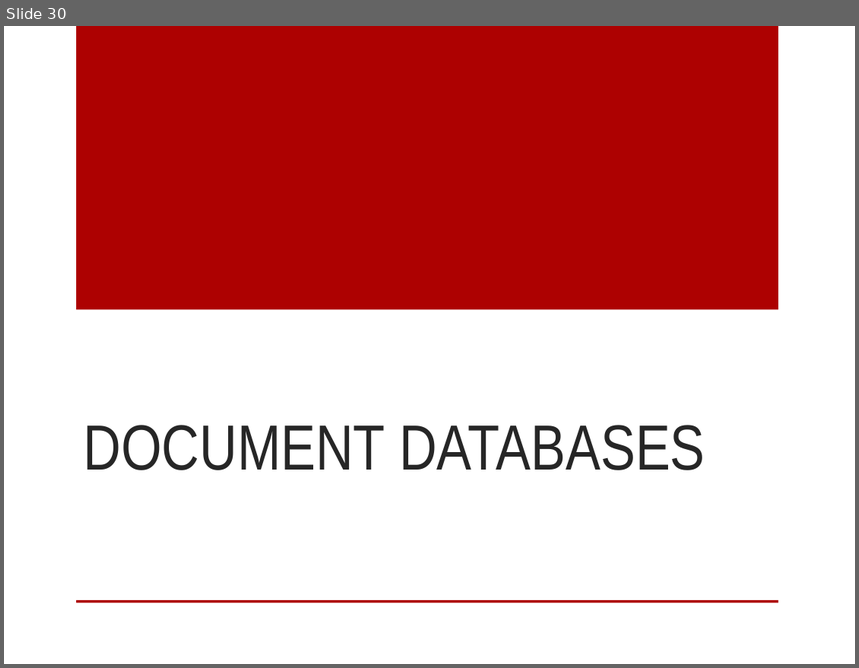
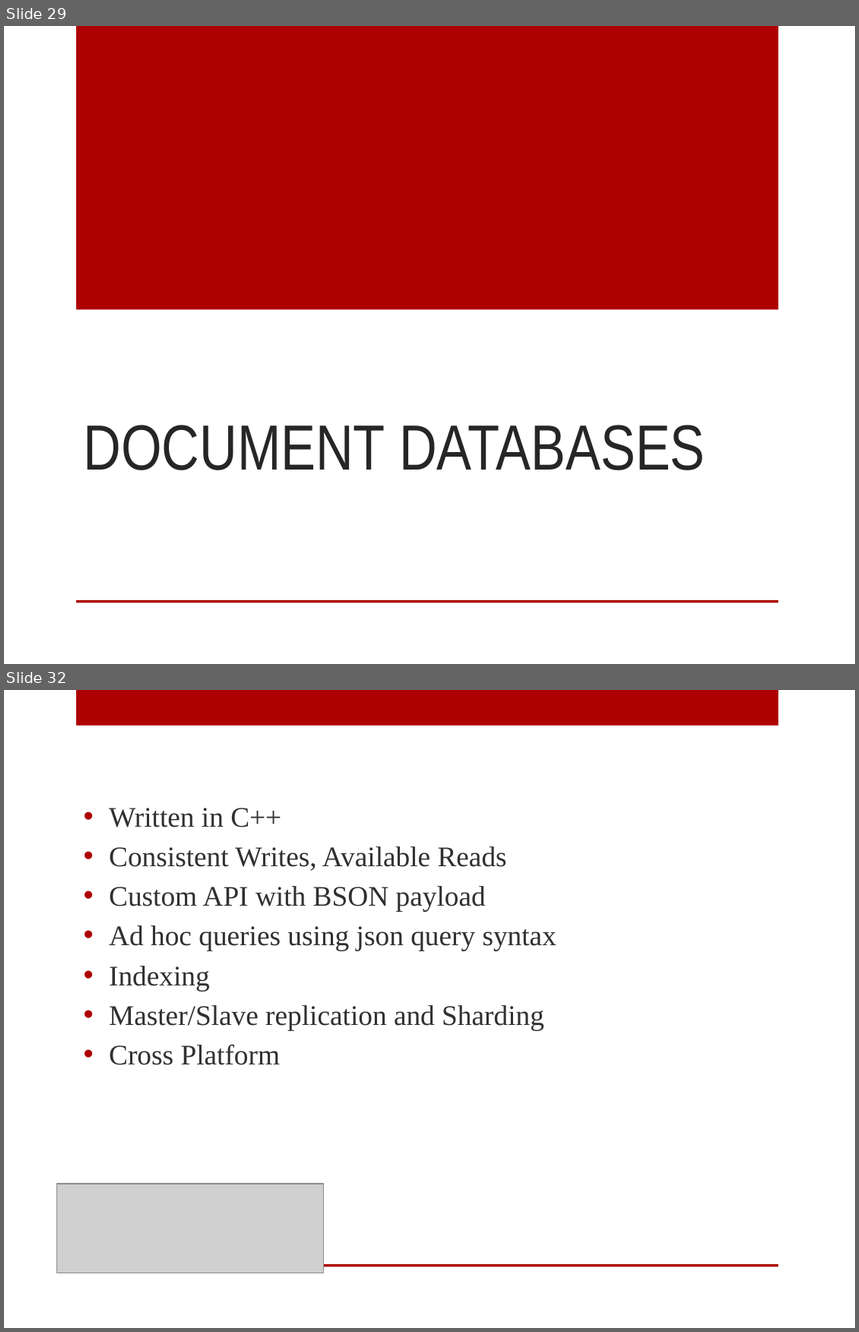
Before and after one commit to digitalBush/nosql-smackdown-talk, a slide deck: nosql-smackdown.pptx. Shown one above the other, each under a label of ours: slide 30 before the commit, slides 29 and 32 after it; the slides between them are not shown. The pictures are 859x668 and 859x1332 pixels, drawn with LibreOffice and Linux fonts; fonts in the diff are those of the drawing; grey boxes stand for pictures. Boxes give left, top, right and bottom in pixels: in the first picture for what was removed or moved away, otherwise in the second. Text is boxed around its words. In the diff, an @@ line names an element or a change of style, - is before the commit and + after.

```diff
--- a/nosql-smackdown.pptx
+++ b/nosql-smackdown.pptx
@@ slide 32 added at [4,690,855,1328], background #FFFFFF; not listed: 1 template element that a slide beside it also shows @@
@@ rectangle added at [76,690,778,726], fill #AD0101 @@
@@ text added at [109,808,557,1065], 24 pt, text #303030 @@
+• Written in C++
+• Consistent Writes, Available Reads
+• Custom API with BSON payload
+• Ad hoc queries using json query syntax
+• Indexing
+• Master/Slave replication and Sharding
+• Cross Platform
@@ picture added at [56,1184,324,1273] @@
@@ what was slide 30 is now slide 29 @@
```
Also in this commit, not shown: 1 slide changed, 7 other slides added.
